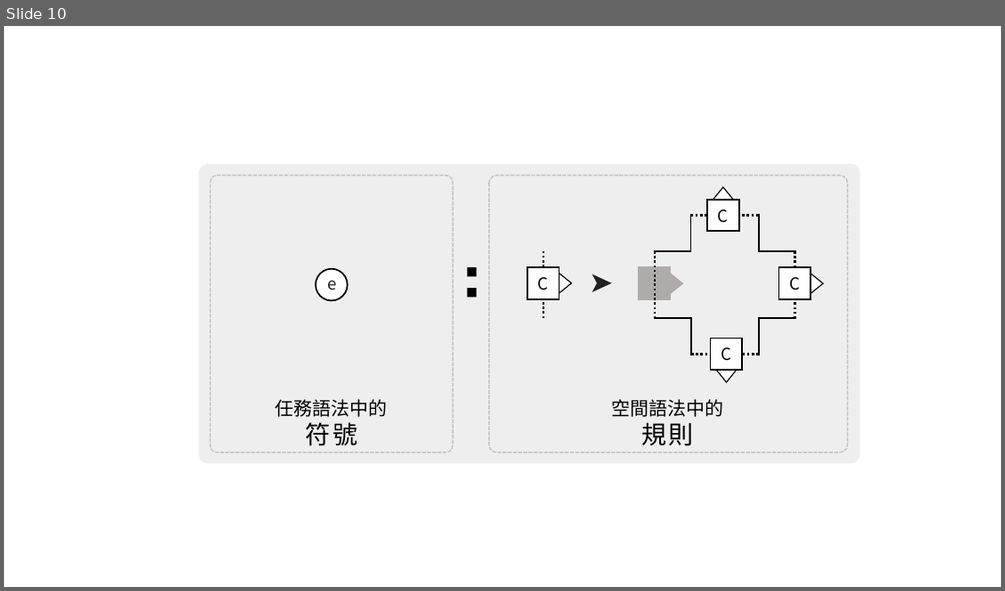
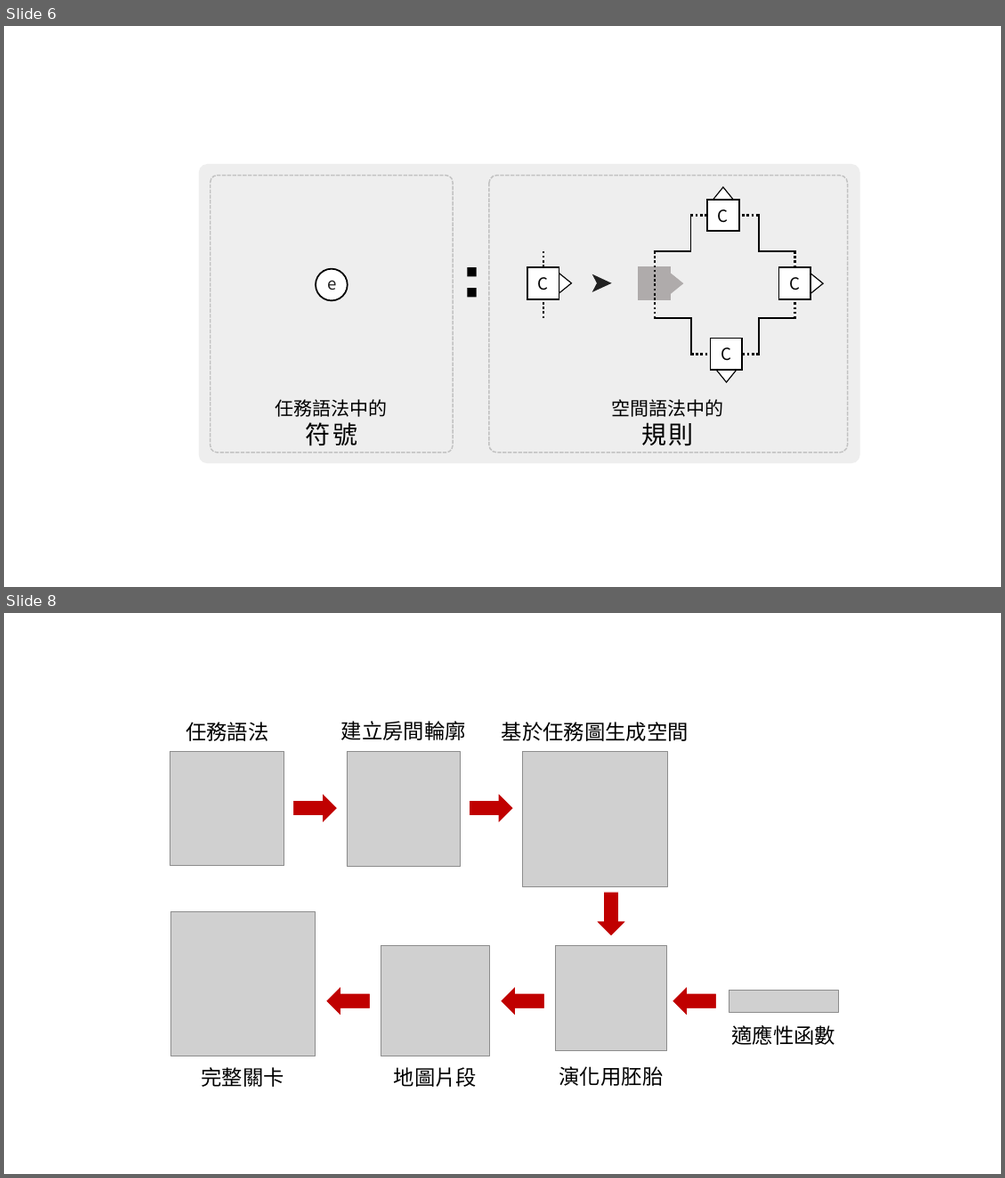
Before and after one commit to wazho/ntust-thesis, a slide deck: _Draft/科技部計劃書-關卡生成-PaperFigures.pptx. Shown one above the other, each under a label of ours: slide 10 before the commit, slides 6 and 8 after it; the slides between them are not shown. The pictures are 1005x591 and 1005x1178 pixels, drawn with LibreOffice and Linux fonts; fonts in the diff are those of the drawing; grey boxes stand for pictures. Boxes give left, top, right and bottom in pixels: in the first picture for what was removed or moved away, otherwise in the second. Text is boxed around its words. In the diff, an @@ line names an element or a change of style, - is before the commit and + after.

```diff
--- a/_Draft/科技部計劃書-關卡生成-PaperFigures.pptx
+++ b/_Draft/科技部計劃書-關卡生成-PaperFigures.pptx
@@ slide 8 added at (4,613,1001,1174), background #FFFFFF @@
@@ group added at (170,721,838,1086): 7 pictures, 7 texts, 6 right arrows @@
+任務語法
+建立房間輪廓
+基於任務圖生成空間
+地圖片段
+演化用胚胎
+完整關卡
+適應性函數
@@ what was slide 10 is now slide 6 @@
```
Also in this commit, not shown: 1 other slide added, 9 slides removed, 1 other file.
